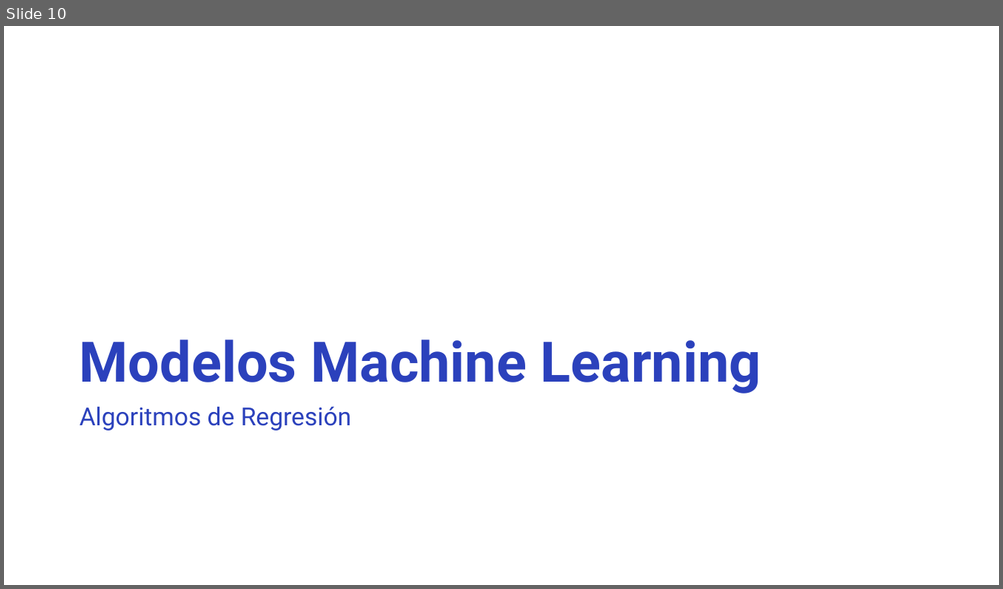
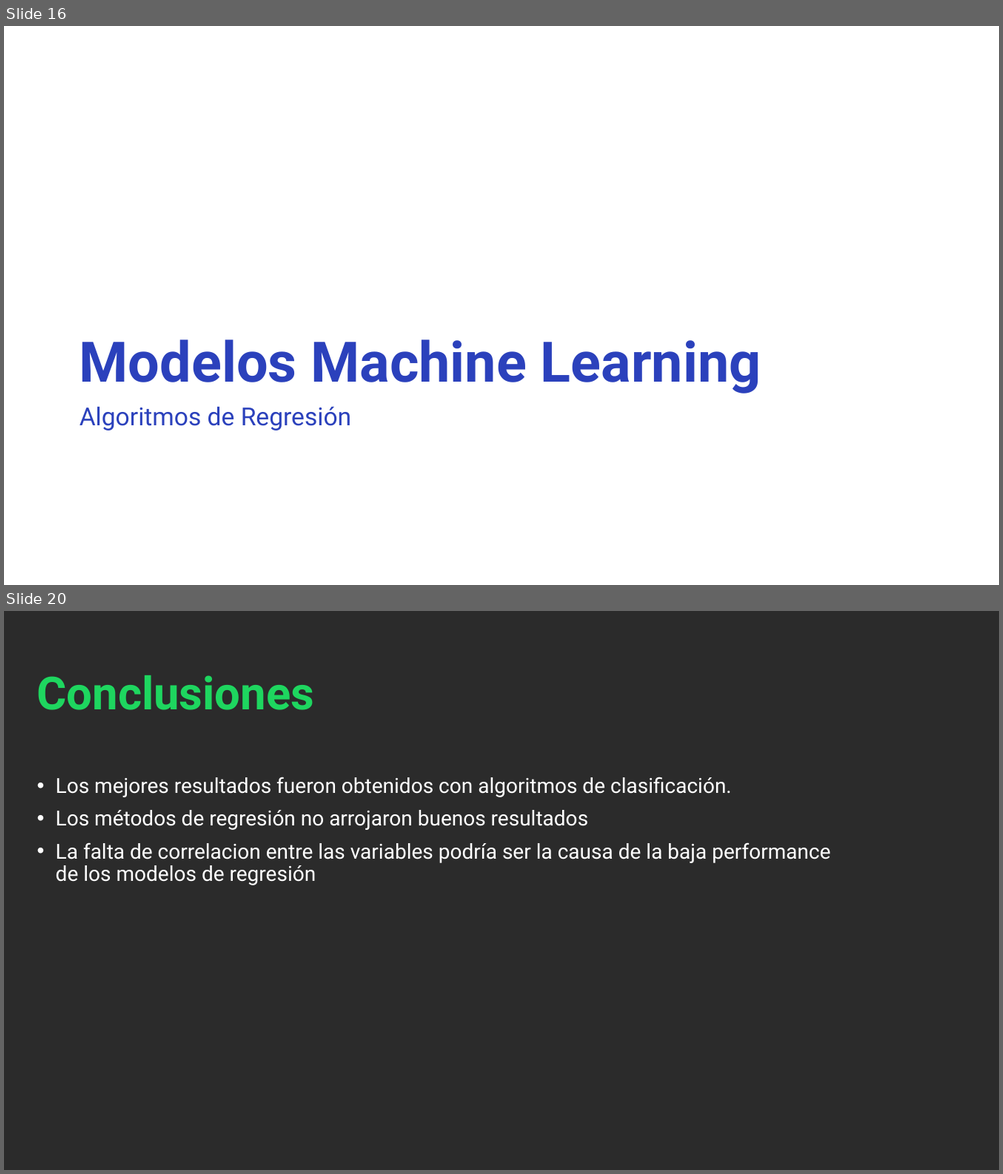
Before and after one commit to Rossana139/CoderHouse-25570-Proyecto-Spotify, a slide deck: Resumen y Presentacion/ProyectoSpotify.pptx. Shown one above the other, each under a label of ours: slide 10 before the commit, slides 16 and 20 after it; the slides between them are not shown. The pictures are 1003x589 and 1003x1174 pixels, drawn with LibreOffice and Linux fonts; fonts in the diff are those of the drawing; background and template pictures are left out; a plain dark background stands for a picture behind light text. Boxes give left, top, right and bottom in pixels: in the first picture for what was removed or moved away, otherwise in the second. Text is boxed around its words. In the diff, an @@ line names an element or a change of style, - is before the commit and + after.

```diff
--- a/Resumen y Presentacion/ProyectoSpotify.pptx
+++ b/Resumen y Presentacion/ProyectoSpotify.pptx
@@ slide 20 added at bbox=[4, 611, 999, 1170], background picture (left out) @@
@@ title added at bbox=[37, 675, 315, 710], 44 pt, text #1ED65F, bold @@
+Conclusiones
@@ text added at bbox=[56, 777, 830, 886], 20 pt, text #FFFFFF @@
+• Los mejores resultados fueron obtenidos con algoritmos de clasificación.
+• Los métodos de regresión no arrojaron buenos resultados
+• La falta de correlacion entre las variables podría ser la causa de la baja performance de los modelos de regresión
@@ what was slide 10 is now slide 16 @@
```
Also in this commit, not shown: 2 slides changed, 9 other slides added, 1 slide removed.
